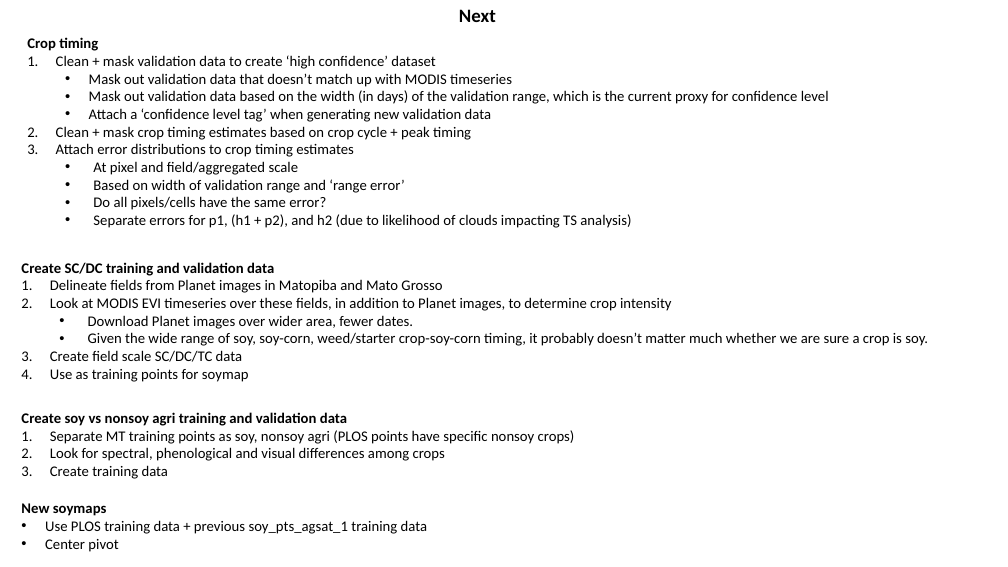
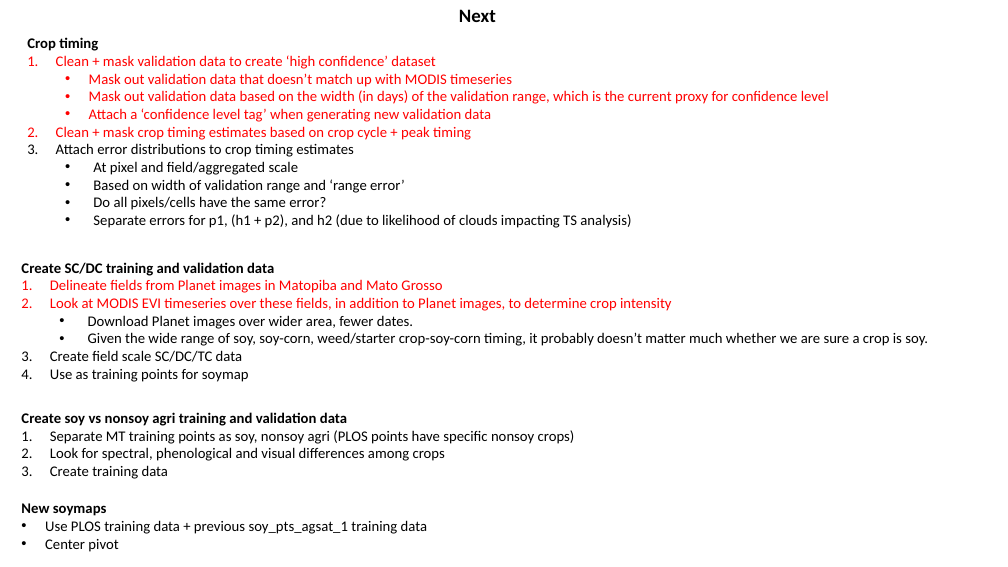
Before and after one commit to minghui-zhang/Meeting, a slide deck: slide 7 of March 15 2019.pptx (slide 6 before the commit). Drawn at 1008x567 pixels with LibreOffice and Linux fonts; fonts in the diff are those of the drawing. Boxes give left, top, right and bottom in pixels: in the first picture for what was removed or moved away, otherwise in the second. Text is boxed around its words. In the diff, an @@ line names an element or a change of style, - is before the commit and + after.

Commit message:
mar 8

```diff
--- a/March 15 2019.pptx
+++ b/March 15 2019.pptx
@@ text at (56, 55, 829, 140): text colour #000000 to #FF0000 in "Clean + mask validation data to create ...", "Mask out validation data that doesn’t match ...", "Mask out validation data based on the ...", "Attach a ‘confidence level tag’ when generating ..." and 1 more places @@
@@ text at (50, 279, 672, 311): text colour #000000 to #FF0000 in "Delineate fields from Planet images in Matopiba ...", "Look at MODIS EVI timeseries over these ..." @@
```
Also in this commit, not shown: 1 other slide changed, 1 slide added.
